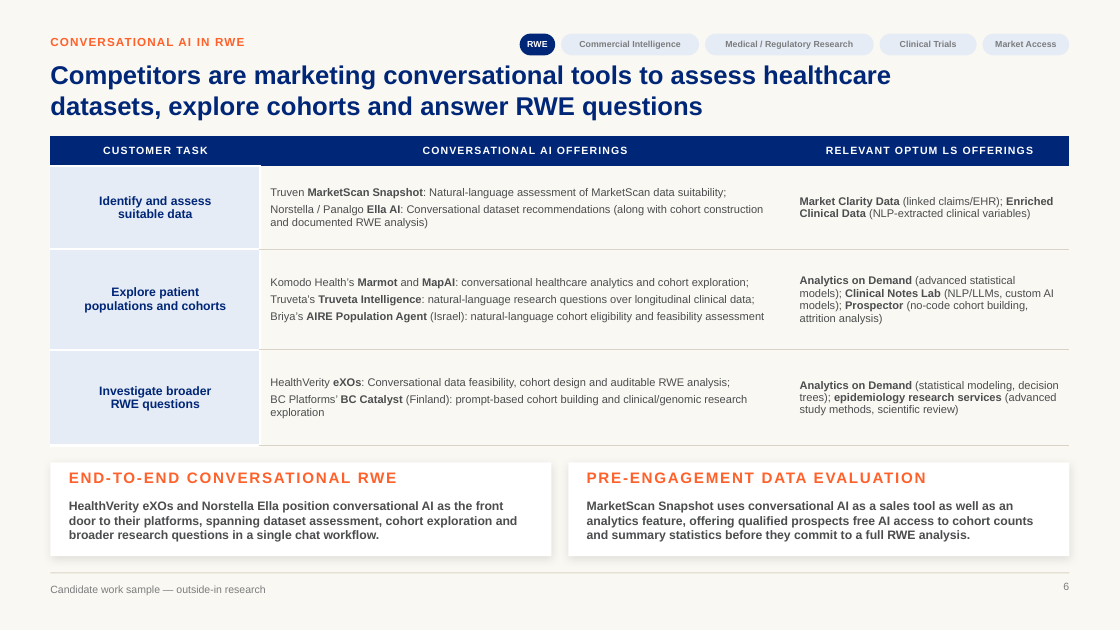
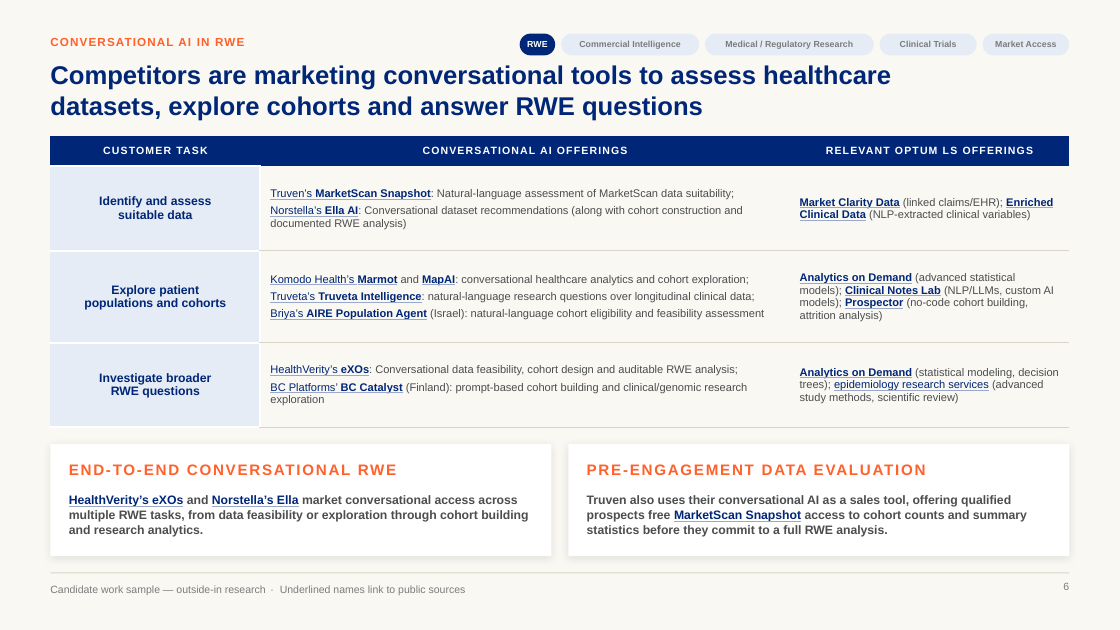
Before and after one commit to marinojt/test, a slide deck: slide 6 of deck/Optum-LS-Conversational-AI-sourced.pptx. Drawn at 1120x630 pixels with LibreOffice and Linux fonts; fonts in the diff are those of the drawing. Boxes give left, top, right and bottom in pixels: in the first picture for what was removed or moved away, otherwise in the second. Text is boxed around its words. In the diff, an @@ line names an element or a change of style, - is before the commit and + after.

```diff
--- a/deck/Optum-LS-Conversational-AI-sourced.pptx
+++ b/deck/Optum-LS-Conversational-AI-sourced.pptx
@@ table at (50,136,1070,427) @@
-row 2, column 2: Truven MarketScan Snapshot: Natural-language assessment of MarketScan data suitability; / Norstella / Panalgo Ella AI: Conversational dataset recommendations (along with cohort construction and documented RWE analysis)
+row 2, column 2: Truven’s MarketScan Snapshot: Natural-language assessment of MarketScan data suitability; / Norstella’s Ella AI: Conversational dataset recommendations (along with cohort construction and documented RWE analysis)
-row 4, column 2: HealthVerity eXOs: Conversational data feasibility, cohort design and auditable RWE analysis; / BC Platforms’ BC Catalyst (Finland): prompt-based cohort building and clinical/genomic research exploration
+row 4, column 2: HealthVerity’s eXOs: Conversational data feasibility, cohort design and auditable RWE analysis; / BC Platforms’ BC Catalyst (Finland): prompt-based cohort building and clinical/genomic research exploration
@@ text colour #4B4D4F to #002677, underline on in "Market Clarity Data Enriched Clinical Data", "Komodo Health’s Marmot MapAI:", "Truveta’s Truveta Intelligence:", "Briya’s AIRE Population Agent" and 2 more places @@
@@ bold off in "epidemiology research services" @@
@@ rectangle: place and size @@
-rectangle at (50,462,551,556)
+rectangle at (50,444,551,556)
@@ rectangle: place and size @@
-rectangle at (568,462,1069,556)
+rectangle at (568,444,1069,556)
@@ text "END-TO-END CONVERSATIONAL RWE": place and size @@
-text "END-TO-END CONVERSATIONAL RWE" at (113,472,135,483)
+text "END-TO-END CONVERSATIONAL RWE" at (113,464,135,475)
@@ text "PRE-ENGAGEMENT DATA EVALUATION": place and size @@
-text "PRE-ENGAGEMENT DATA EVALUATION" at (587,468,1052,492)
+text "PRE-ENGAGEMENT DATA EVALUATION" at (587,461,1052,485)
@@ text at (69,495,528,537): text changed @@
-HealthVerity eXOs and Norstella Ella position conversational AI as the front door to their platforms, spanning dataset assessment, cohort exploration and broader research questions in a single chat workflow.
+HealthVerity’s eXOs and Norstella’s Ella market conversational access across multiple RWE tasks, from data feasibility or exploration through cohort building and research analytics.
@@ text at (587,495,1027,537): text changed @@
-MarketScan Snapshot uses conversational AI as a sales tool as well as an analytics feature, offering qualified prospects free AI access to cohort counts and summary statistics before they commit to a full RWE analysis.
+Truven also uses their conversational AI as a sales tool, offering qualified prospects free MarketScan Snapshot access to cohort counts and summary statistics before they commit to a full RWE analysis.
@@ text added at (280,585,466,595), 9 pt, text #7A7C7E @@
+· Underlined names link to public sources
```
Also in this commit, not shown: 10 other slides changed, 1 slide removed, 12 other files.
